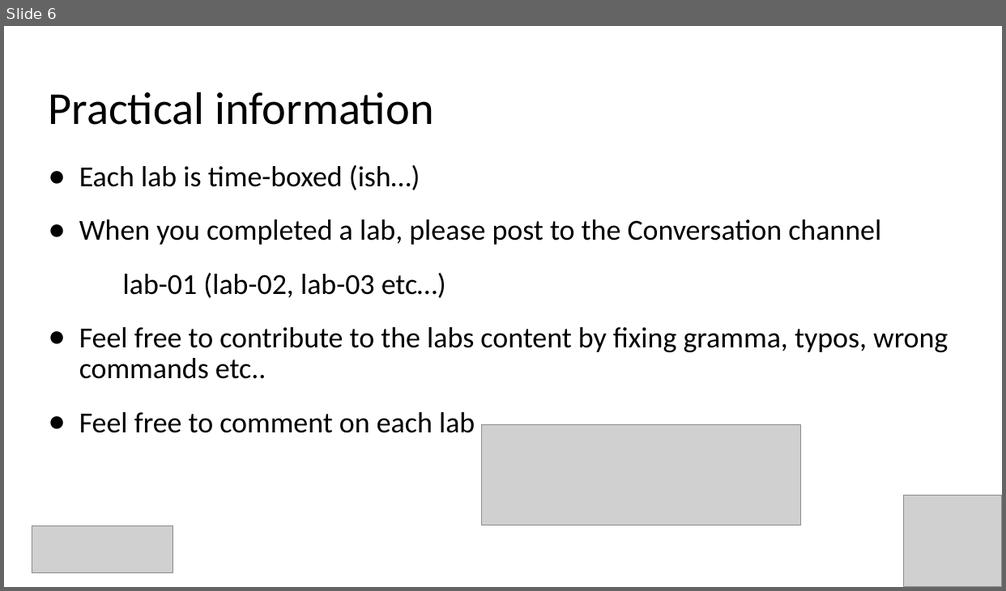
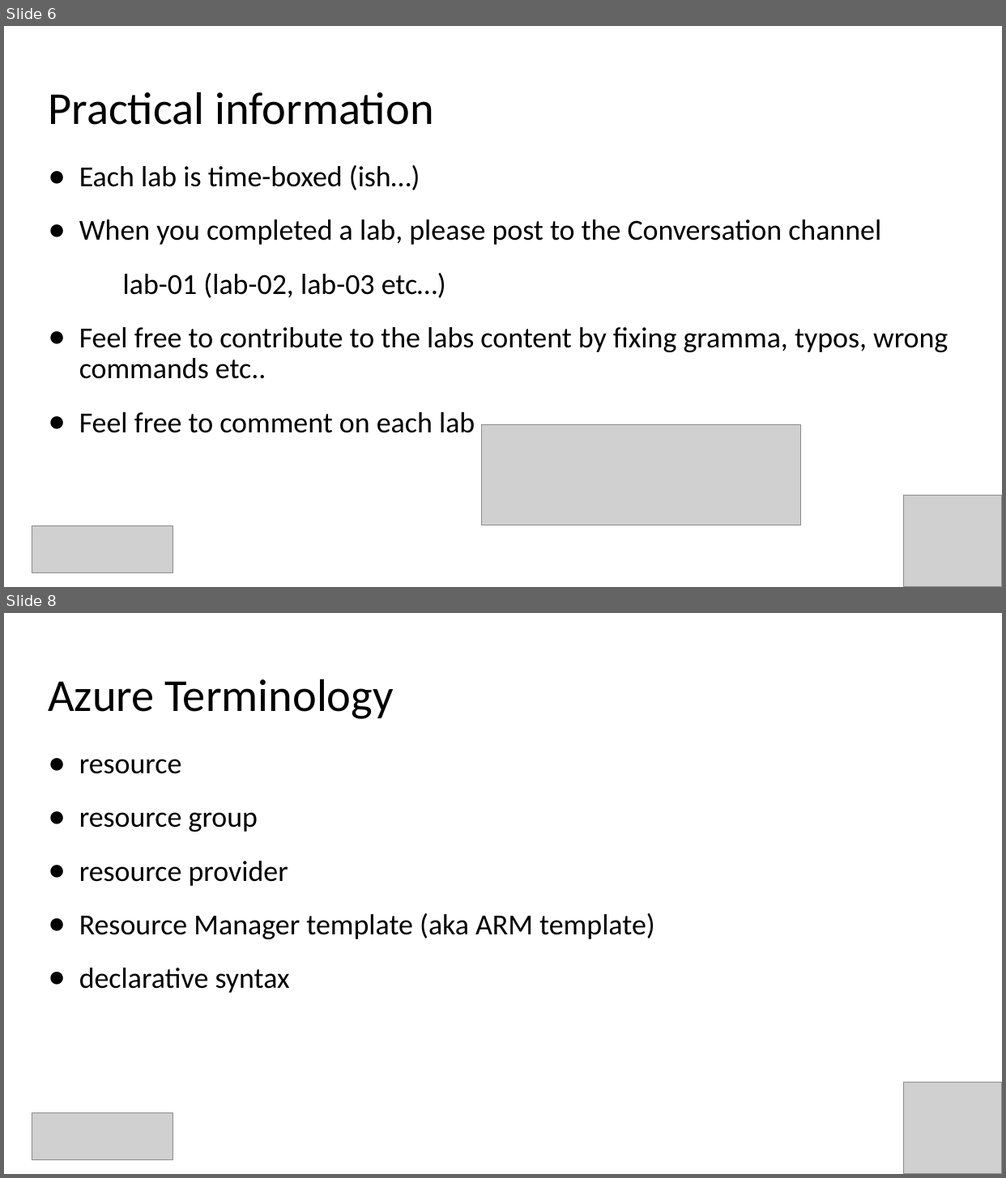
Before and after one commit to evgenyb/aks-workshops, a slide deck: 03-immutable-aks-infrastructure-with-bicep/slides/Immutable AKS Infrastructure with Bicep.pptx. Shown one above the other, each under a label of ours: slide 6 before the commit, slides 6 and 8 after it; the slides between them are not shown. The pictures are 1006x591 and 1006x1178 pixels, drawn with LibreOffice and Linux fonts; fonts in the diff are those of the drawing; grey boxes stand for pictures. Boxes give left, top, right and bottom in pixels: in the first picture for what was removed or moved away, otherwise in the second. Text is boxed around its words. In the diff, an @@ line names an element or a change of style, - is before the commit and + after.

```diff
--- a/03-immutable-aks-infrastructure-with-bicep/slides/Immutable AKS Infrastructure with Bicep.pptx
+++ b/03-immutable-aks-infrastructure-with-bicep/slides/Immutable AKS Infrastructure with Bicep.pptx
@@ slide 8 added at <box>4,613,1002,1174</box>, background #FFFFFF @@
@@ title added at <box>48,679,393,719</box>, 44 pt, text #000000 @@
+Azure Terminology
@@ text added at <box>79,759,655,993</box>, 28 pt, text #000000 @@
+● resource
+● resource group
+● resource provider
+● Resource Manager template (aka ARM template)
+● declarative syntax
@@ picture added at <box>904,1082,1002,1174</box> @@
@@ picture added at <box>32,1114,173,1161</box> @@
```
Also in this commit, not shown: 29 other slides added, 4 other files.
